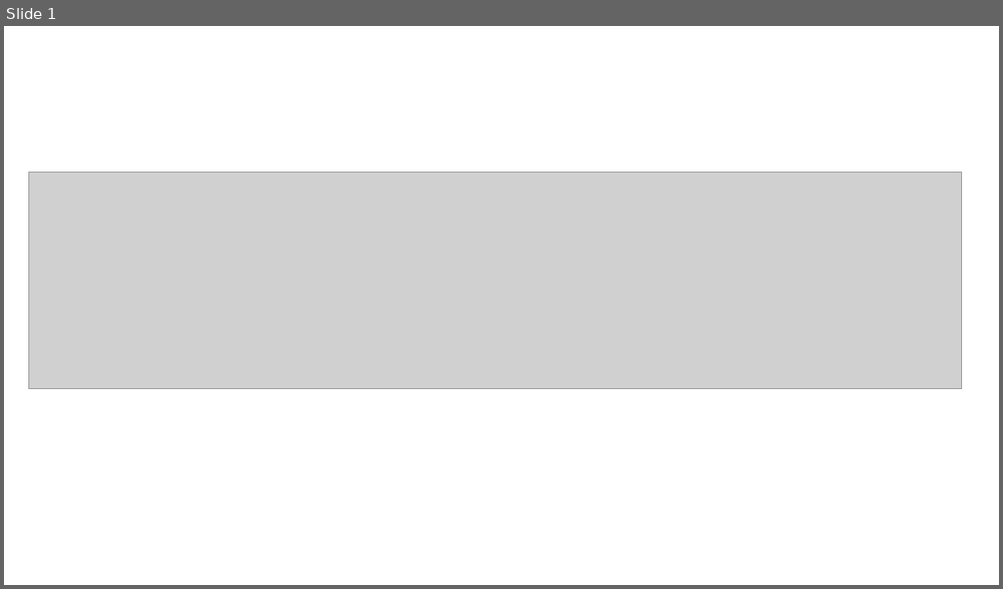
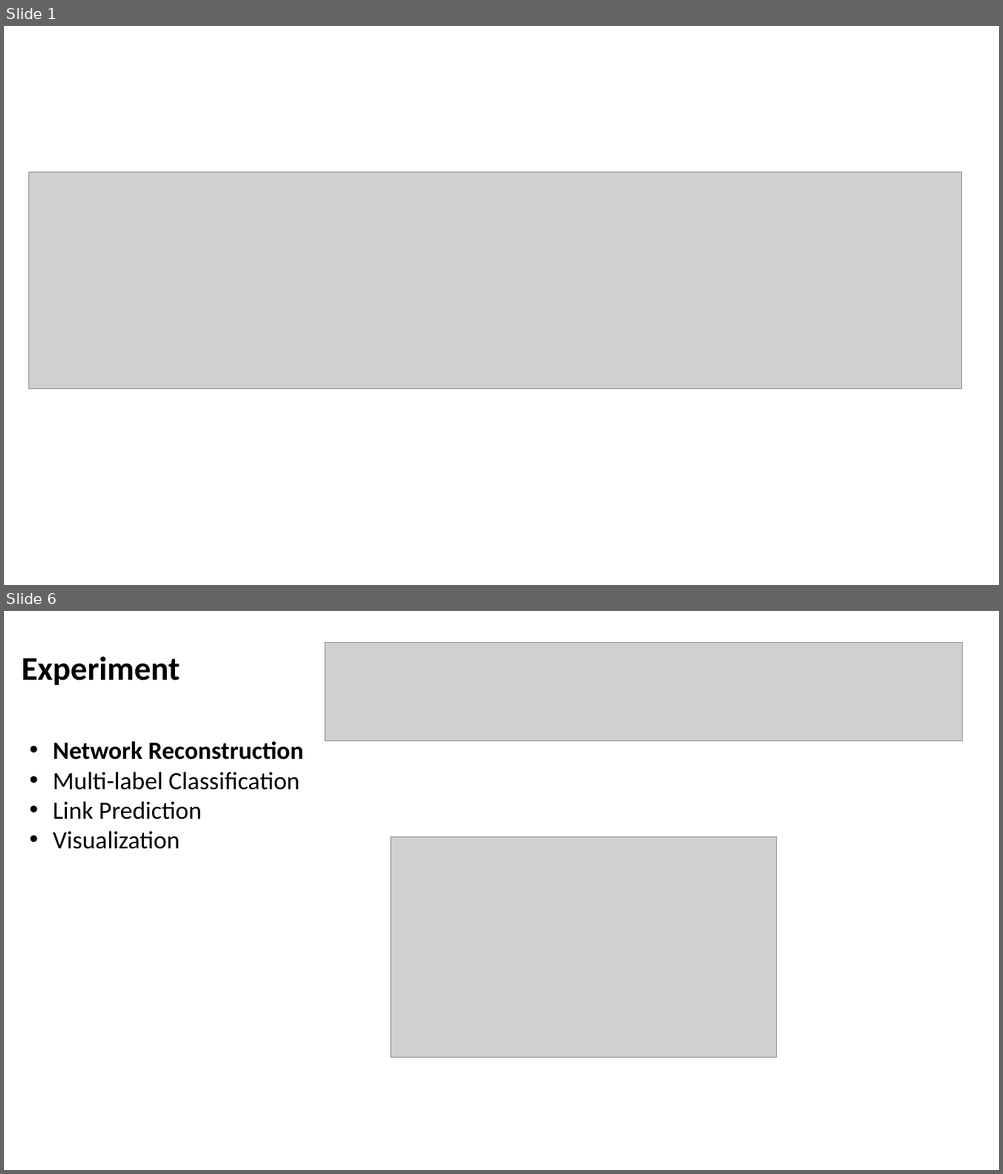
Before and after one commit to Tigerrr07/GNN-tiger, a slide deck: 4_SDNE/SDNEppt.pptx. Shown one above the other, each under a label of ours: slide 1 before the commit, slides 1 and 6 after it; the slides between them are not shown. The pictures are 1003x589 and 1003x1174 pixels, drawn with LibreOffice and Linux fonts; fonts in the diff are those of the drawing; grey boxes stand for pictures. Boxes give left, top, right and bottom in pixels: in the first picture for what was removed or moved away, otherwise in the second. Text is boxed around its words. In the diff, an @@ line names an element or a change of style, - is before the commit and + after.

```diff
--- a/4_SDNE/SDNEppt.pptx
+++ b/4_SDNE/SDNEppt.pptx
@@ slide 6 added at bbox=[4, 611, 999, 1170], background #FFFFFF @@
@@ picture added at bbox=[325, 642, 962, 741] @@
@@ text added at bbox=[22, 656, 180, 685], 32 pt, text #000000, bold @@
+Experiment
@@ text added at bbox=[53, 741, 304, 849], 24 pt, text #000000 @@
+• Network Reconstruction
+• Multi-label Classification
+• Link Prediction
+• Visualization
@@ picture added at bbox=[390, 837, 777, 1058] @@
```
Also in this commit, not shown: 1 slide changed, 7 other slides added, 1 slide removed, 2 other files.
